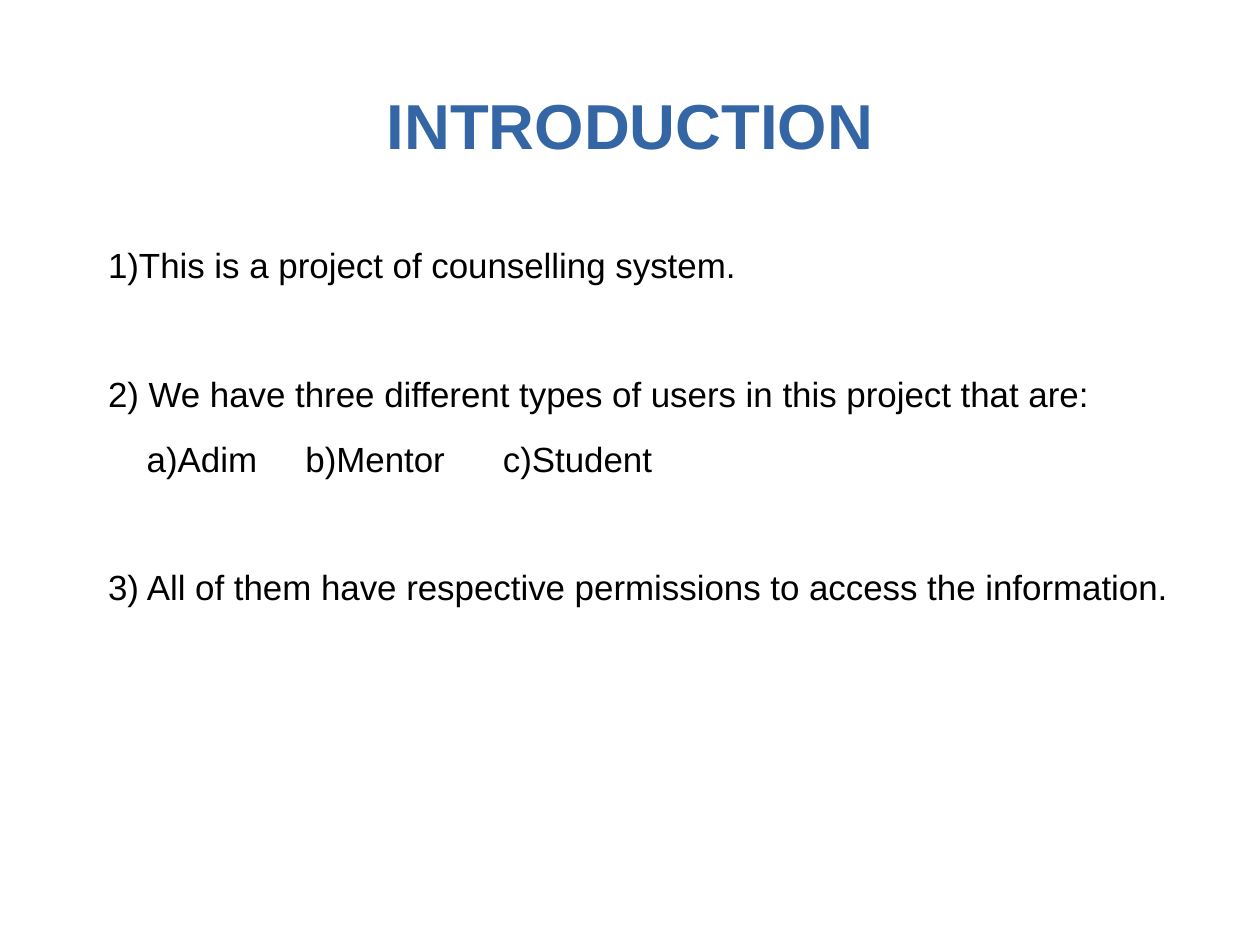
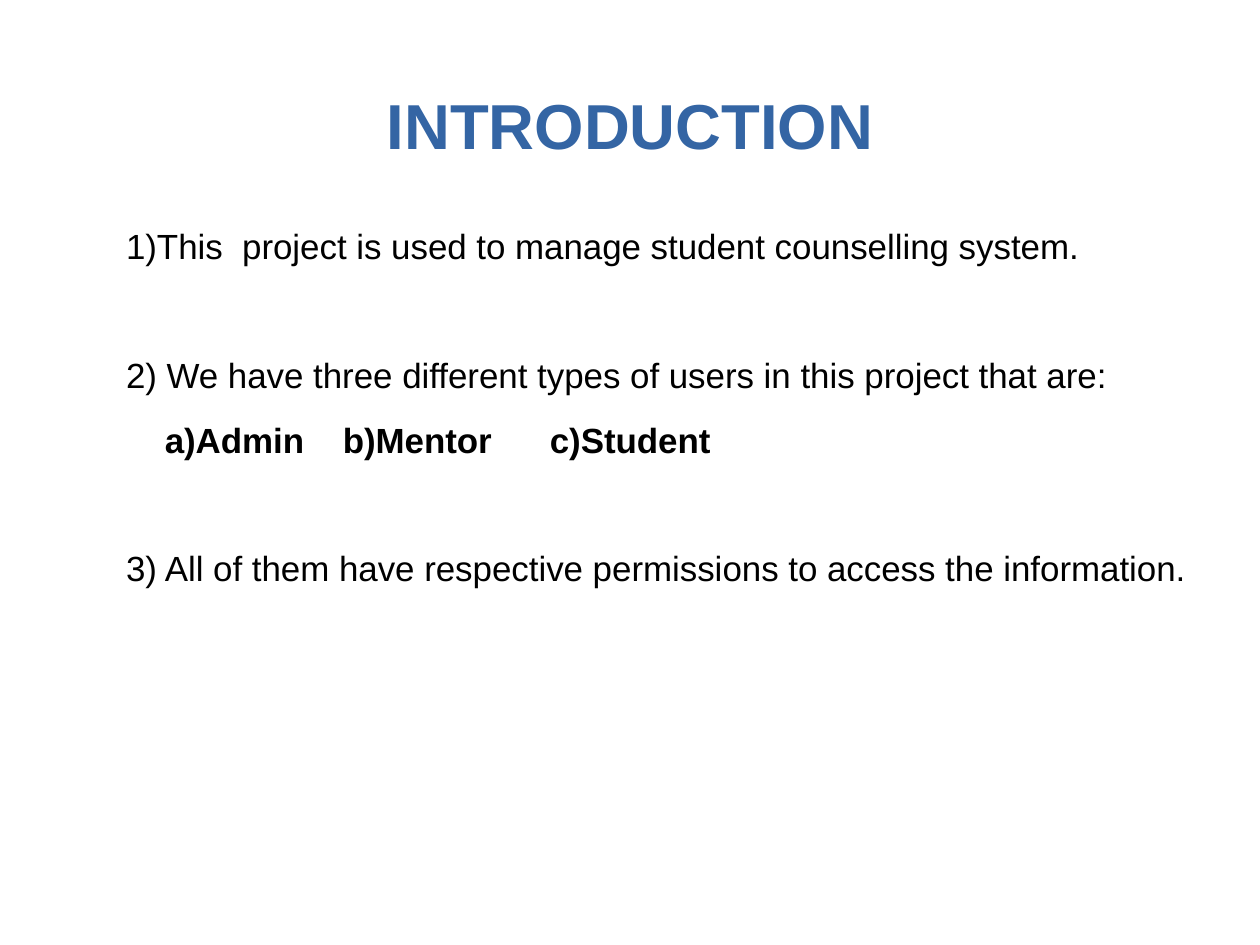
Before and after one commit to lokesh9026/backend, a slide deck: slide 2 of djangoproject/ppt.odp. Drawn at 1260x945 pixels with LibreOffice and Linux fonts; fonts in the diff are those of the drawing; background and template pictures are left out. Boxes give left, top, right and bottom in pixels: in the first picture for what was removed or moved away, otherwise in the second. Text is boxed around its words. In the diff, an @@ line names an element or a change of style, - is before the commit and + after.

Commit message:
student-counselling_system django project

```diff
--- a/djangoproject/ppt.odp
+++ b/djangoproject/ppt.odp
@@ text "1)This project is used to ...": place and size @@
-text "1)This project is used to ..." at box(108, 252, 1167, 607)
+text "1)This project is used to ..." at box(126, 233, 1185, 588)
@@ text at box(126, 233, 1079, 266): text changed @@
-1)This is a project of counselling system.
+1)This project is used to manage student counselling system.
@@ text at box(165, 427, 711, 460): text changed; bold on @@
-a)Adim b)Mentor c)Student
+a)Admin b)Mentor c)Student
```
Also in this commit, not shown: 3 other slides changed, 2 slides added, 4 slides removed, 30 other files.
